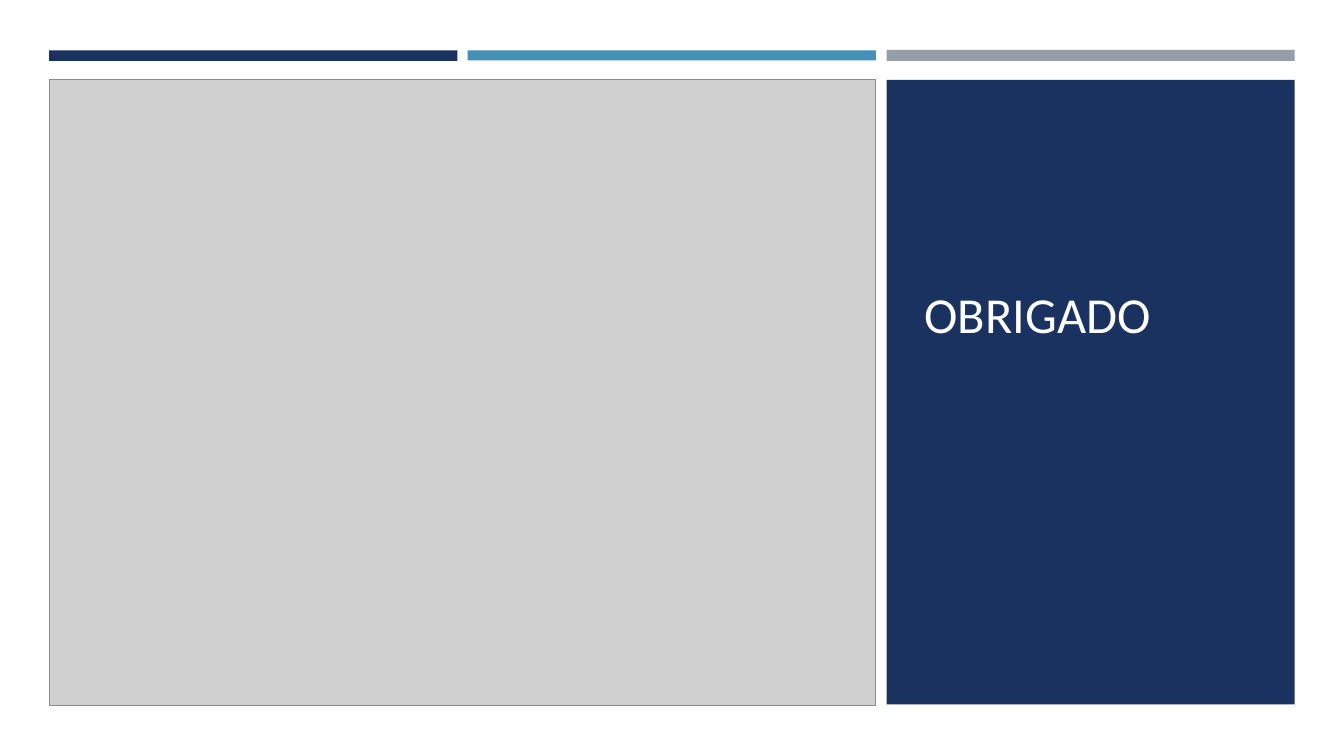
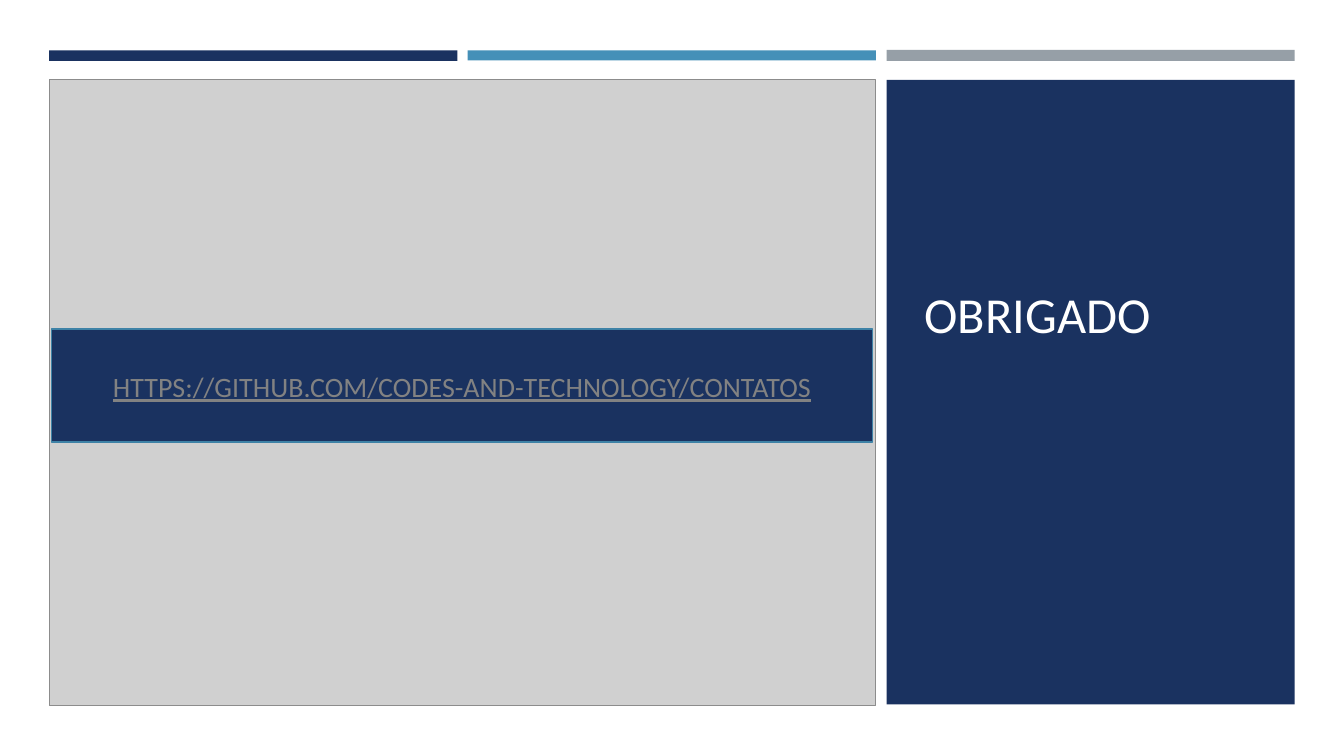
Before and after one commit to codes-and-technology/contatos, a slide deck: slide 15 of docs/Tech Challenge Fase 3/Desenho da Solução Tech Challenge - Fase 3 v1.pptx (slide 6 before the commit). Drawn at 1344x756 pixels with LibreOffice and Linux fonts; fonts in the diff are those of the drawing; grey boxes stand for pictures. Boxes give left, top, right and bottom in pixels: in the first picture for what was removed or moved away, otherwise in the second. Text is boxed around its words. In the diff, an @@ line names an element or a change of style, - is before the commit and + after.

```diff
--- a/docs/Tech Challenge Fase 3/Desenho da Solução Tech Challenge - Fase 3 v1.pptx
+++ b/docs/Tech Challenge Fase 3/Desenho da Solução Tech Challenge - Fase 3 v1.pptx
@@ rectangle added at bbox=[51, 330, 872, 443], fill #1A3260, outline #3E82A6 1 pt, 20 pt, text #828282, underline @@
+HTTPS://GITHUB.COM/CODES-AND-TECHNOLOGY/CONTATOS
```
Also in this commit, not shown: 2 other slides changed, 11 slides added, 2 slides removed.
